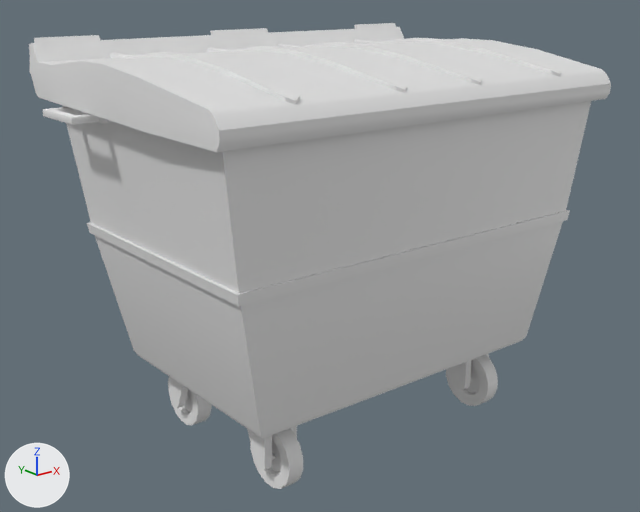
One commit to the FBX model Assets/_Visual/Environment/_OpenWorld/Props/Materials/Big_Garbage/Lixo_Grande.fbx: the scene before it, then after it.
Both versions are drawn from a 50 mm lens placed at (-1.678, -2.03, 1.354), pointed at (-0.039, 0.018, 0.535). Every picture has the same lights, and +X, +Y and +Z are marked at lower left. Where no turn or scale is listed for an object, it has been applied to the vertices.

The older version as bpy lines, for what is in view:
```python
me_cube_001 = bpy.data.meshes.new('Cube.001')
me_cube_001.from_pydata(...)  # 260 vertices, 270 faces; spans x -0.76..0.75, y -0.44..0.44, z 0.21..1.07
me_cube_001.materials.append(mat_export)  # white #e7e7e7
me_cube_003 = bpy.data.meshes.new('Cube.003')
me_cube_003.from_pydata(...)  # 320 vertices, 307 faces; spans x -0.717..0.709, y -0.906..0.058, z -0.024..0.164
me_cube_003.materials.append(mat_export)  # white #e7e7e7
me_cylinder_005 = bpy.data.meshes.new('Cylinder.005')
me_cylinder_005.from_pydata(...)  # 258 vertices, 238 faces; spans x -0.054..0.056, y -0.059..0.124, z -0.006..0.21
me_cylinder_005.materials.append(mat_export)  # white #e7e7e7
me_cylinder_006 = bpy.data.meshes.new('Cylinder.006')
me_cylinder_006.from_pydata(...)  # 258 vertices, 238 faces; spans x -0.055..0.056, y -0.123..0.061, z -0.005..0.211
me_cylinder_006.materials.append(mat_export)  # white #e7e7e7
me_cylinder_007 = bpy.data.meshes.new('Cylinder.007')
me_cylinder_007.from_pydata(...)  # 258 vertices, 238 faces; spans x -0.055..0.056, y -0.124..0.06, z -0.006..0.21
me_cylinder_007.materials.append(mat_export)  # white #e7e7e7
ob_corpo = bpy.data.objects.new('Corpo', me_cube_001)
ob_corpo.location = (0.0, 0.0, 0.0)
ob_roda_1 = bpy.data.objects.new('Roda_1', me_cylinder_005)
ob_roda_1.location = (-0.4, 0.199, 0.006)
ob_roda_2 = bpy.data.objects.new('Roda_2', me_cylinder_007)
ob_roda_2.location = (-0.4, -0.205, 0.006)
ob_roda_4 = bpy.data.objects.new('Roda_4', me_cylinder_006)
ob_roda_4.location = (0.4, -0.206, 0.005)
ob_tampa = bpy.data.objects.new('Tampa', me_cube_003)
ob_tampa.location = (0.001, 0.438, 1.03)
```
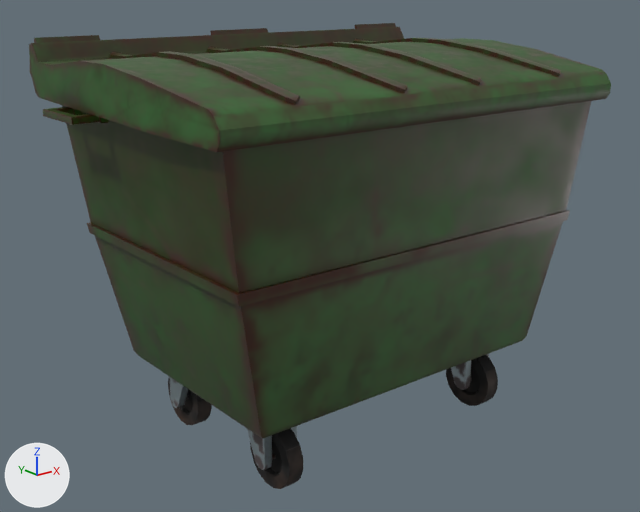
The newer file is also turned or shifted as a whole; pictures and numbers use the older file's frame.

Boxes [x1, y1, x2, y2] around the edits, measured in the pictures (640 x 512 px):
'Corpo', recoloured (grey to green)
    both: [43, 101, 591, 439]
'Tampa', recoloured (white to green)
    both: [29, 23, 611, 152]
'Roda_2', recoloured (grey to black)
    both: [247, 426, 303, 489]
'Roda_4', recoloured (grey to black)
    both: [446, 354, 498, 406]
'Roda_1', recoloured (grey to black)
    both: [168, 377, 212, 425]

What changed in the scene script:
```text
Add img_lixo_grande_export_basecolor_png:
    img_lixo_grande_export_basecolor_png = load_image('Lixo_Grande_Export_BaseColor.png', 'Lixo_Grande_Export_BaseColor.png', 512, 512, 'sRGB')
Add img_lixo_grande_export_roughness_png:
    img_lixo_grande_export_roughness_png = load_image('Lixo_Grande_Export_Roughness.png', 'Lixo_Grande_Export_Roughness.png', 512, 512, 'Non-Color')
Add img_lixo_grande_export_normal_png:
    img_lixo_grande_export_normal_png = load_image('Lixo_Grande_Export_Normal.png', 'Lixo_Grande_Export_Normal.png', 512, 512, 'Non-Color')
Add img_lixo_grande_export_metallic_png:
    img_lixo_grande_export_metallic_png = load_image('Lixo_Grande_Export_Metallic.png', 'Lixo_Grande_Export_Metallic.png', 512, 512, 'Non-Color')
Add mat_lixo_grande:
    mat_lixo_grande = bpy.data.materials.new('Lixo_Grande')
    # uses the picture img_lixo_grande_export_basecolor_png
    # uses the picture img_lixo_grande_export_metallic_png
    # uses the picture img_lixo_grande_export_normal_png
    # uses the picture img_lixo_grande_export_roughness_png
Change me_cube_003:
    where me_cube_003.from_pydata(...)  # 320 vertices, 307 faces; spans x -0.717..0.709, y -0.906..0.058, z -0.024..0.164
    remove me_cube_003.materials.append(mat_export)  # white #e7e7e7
    add me_cube_003.materials.append(mat_lixo_grande)
Change me_cylinder_006:
    where me_cylinder_006.from_pydata(...)  # 258 vertices, 238 faces; spans x -0.055..0.056, y -0.123..0.061, z -0.005..0.211
    remove me_cylinder_006.materials.append(mat_export)  # white #e7e7e7
    add me_cylinder_006.materials.append(mat_lixo_grande)
Change me_cylinder_005:
    where me_cylinder_005.from_pydata(...)  # 258 vertices, 238 faces; spans x -0.054..0.056, y -0.059..0.124, z -0.006..0.21
    remove me_cylinder_005.materials.append(mat_export)  # white #e7e7e7
    add me_cylinder_005.materials.append(mat_lixo_grande)
Change me_cube_001:
    where me_cube_001.from_pydata(...)  # 260 vertices, 270 faces; spans x -0.76..0.75, y -0.44..0.44, z 0.21..1.07
    remove me_cube_001.materials.append(mat_export)  # white #e7e7e7
    add me_cube_001.materials.append(mat_lixo_grande)
Change me_cylinder_007:
    where me_cylinder_007.from_pydata(...)  # 258 vertices, 238 faces; spans x -0.055..0.056, y -0.124..0.06, z -0.006..0.21
    remove me_cylinder_007.materials.append(mat_export)  # white #e7e7e7
    add me_cylinder_007.materials.append(mat_lixo_grande)
```
